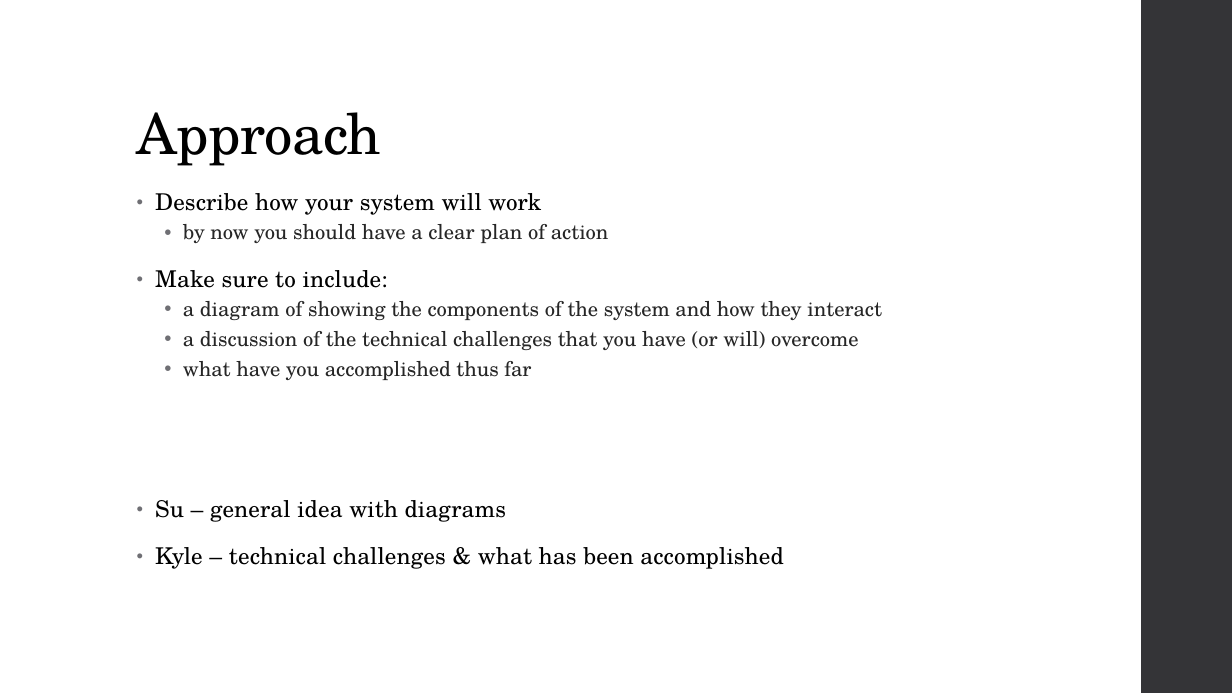
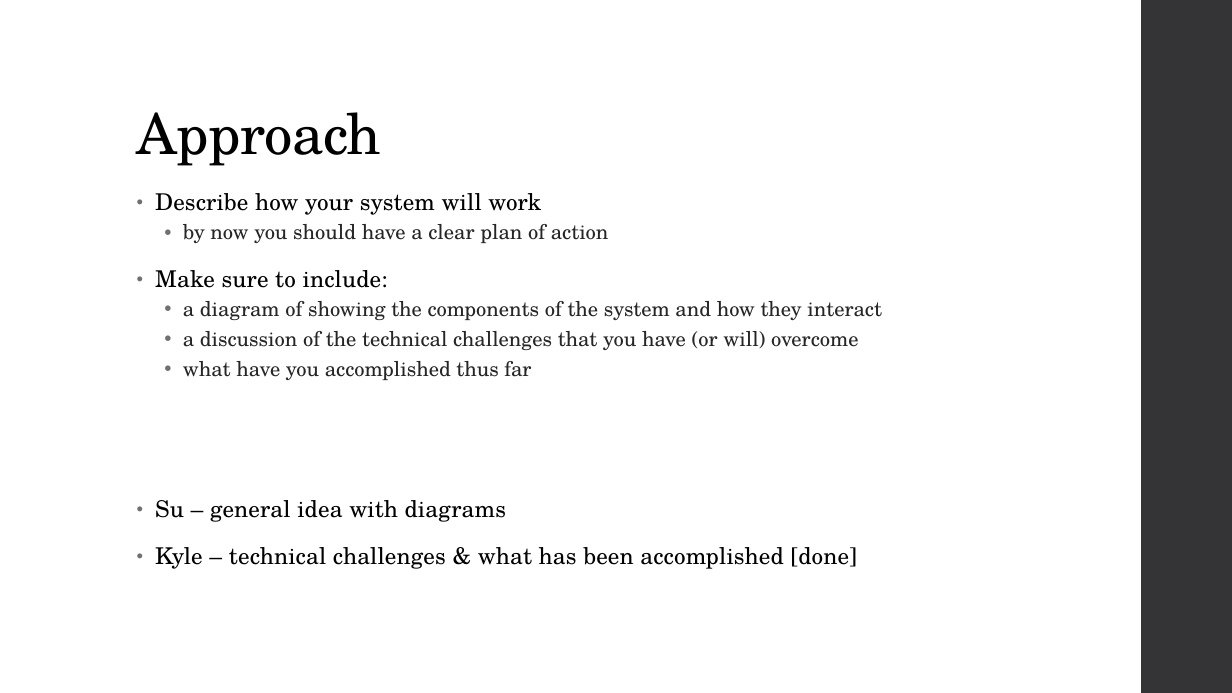
Before and after one commit to diederichk/StepCounter, a slide deck: slide 3 of MidtermPresentation/MidtermPresentation.pptx (slide 4 before the commit). Drawn at 1232x693 pixels with LibreOffice and Linux fonts; fonts in the diff are those of the drawing. Boxes give left, top, right and bottom in pixels: in the first picture for what was removed or moved away, otherwise in the second. Text is boxed around its words. In the diff, an @@ line names an element or a change of style, - is before the commit and + after.

```diff
--- a/MidtermPresentation/MidtermPresentation.pptx
+++ b/MidtermPresentation/MidtermPresentation.pptx
@@ text at box(155, 547, 857, 569): text changed @@
-• Kyle – technical challenges & what has been accomplished
+• Kyle – technical challenges & what has been accomplished [done]
```
Also in this commit, not shown: 3 other slides changed, 9 slides added, 2 slides removed.
